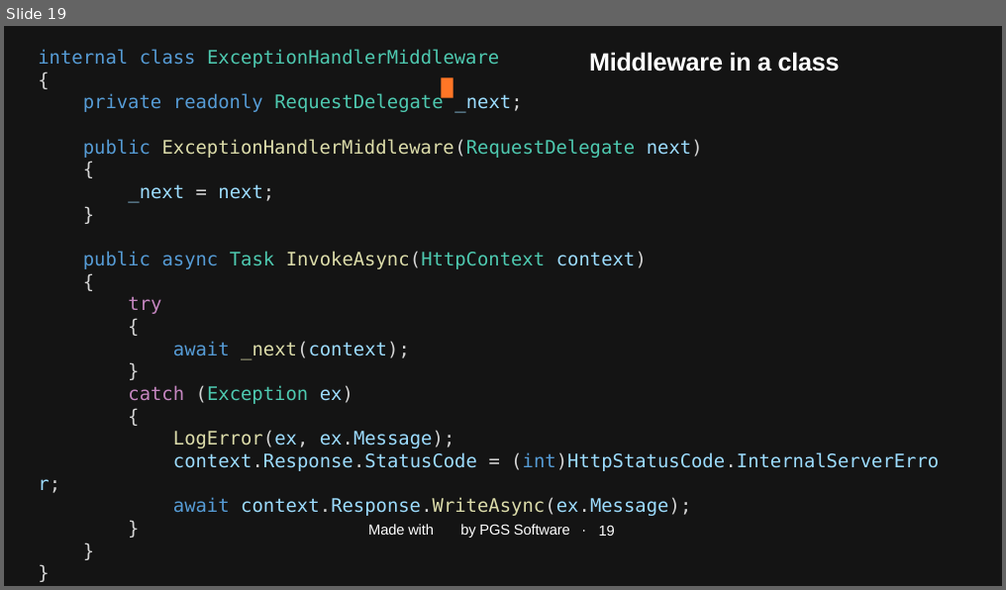
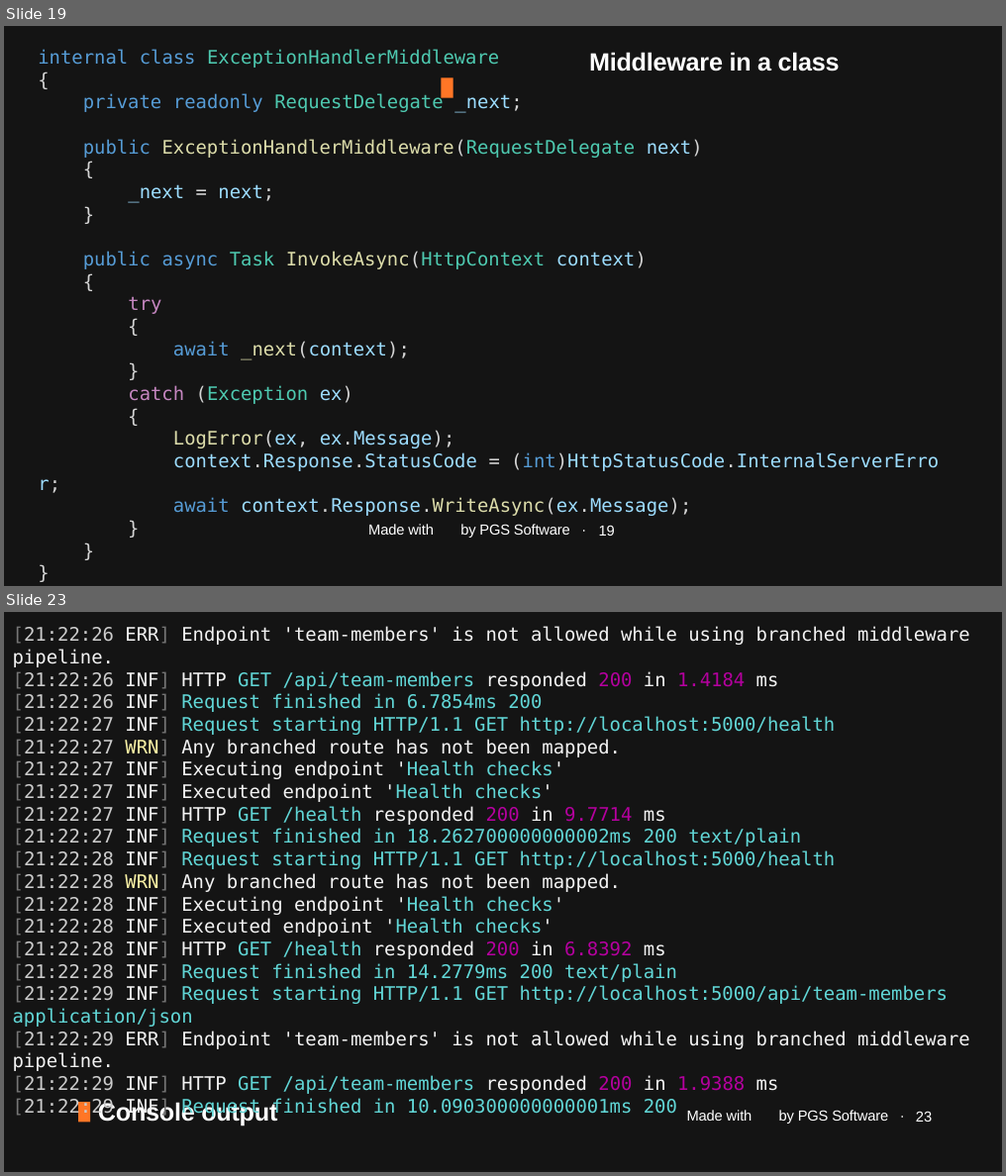
Before and after one commit to januszmarcinik/.NET-getting-started, a slide deck: PGS SharpDev.pptx. Shown one above the other, each under a label of ours: slide 19 before the commit, slides 19 and 23 after it; the slides between them are not shown. The pictures are 1006x590 and 1006x1176 pixels, drawn with LibreOffice and Linux fonts; fonts in the diff are those of the drawing; background and template pictures are left out. Boxes give left, top, right and bottom in pixels: in the first picture for what was removed or moved away, otherwise in the second. Text is boxed around its words. In the diff, an @@ line names an element or a change of style, - is before the commit and + after.

```diff
--- a/PGS SharpDev.pptx
+++ b/PGS SharpDev.pptx
@@ slide 23 added at (x1=4, y1=612, x2=1002, y2=1172), background #141414 @@
@@ text added at (x1=13, y1=626, x2=970, y2=1091), 36 pt, text #61D6D6 @@
+[21:22:26 ERR] Endpoint 'team-members' is not allowed while using branched middleware pipeline.
+[21:22:26 INF] HTTP GET /api/team-members responded 200 in 1.4184 ms
+[21:22:26 INF] Request finished in 6.7854ms 200
+[21:22:27 INF] Request starting HTTP/1.1 GET http://localhost:5000/health
+[21:22:27 WRN] Any branched route has not been mapped.
+[21:22:27 INF] Executing endpoint 'Health checks'
+[21:22:27 INF] Executed endpoint 'Health checks'
+[21:22:27 INF] HTTP GET /health responded 200 in 9.7714 ms
+[21:22:27 INF] Request finished in 18.262700000000002ms 200 text/plain
+[21:22:28 INF] Request starting HTTP/1.1 GET http://localhost:5000/health
+[21:22:28 WRN] Any branched route has not been mapped.
+[21:22:28 INF] Executing endpoint 'Health checks'
+[21:22:28 INF] Executed endpoint 'Health checks'
+[21:22:28 INF] HTTP GET /health responded 200 in 6.8392 ms
+[21:22:28 INF] Request finished in 14.2779ms 200 text/plain
+[21:22:29 INF] Request starting HTTP/1.1 GET http://localhost:5000/api/team-members application/json
+[21:22:29 ERR] Endpoint 'team-members' is not allowed while using branched middleware pipeline.
+[21:22:29 INF] HTTP GET /api/team-members responded 200 in 1.9388 ms
+[21:22:29 INF] Request finished in 10.090300000000001ms 200
@@ rectangle added at (x1=78, y1=1102, x2=90, y2=1122), fill #FF7626 @@
@@ text added at (x1=98, y1=1101, x2=277, y2=1127), 48 pt, text #FFFFFF, bold @@
+Console output
@@ text added at (x1=687, y1=1110, x2=888, y2=1124), 28 pt, text #FFFFFF @@
+Made with by PGS Software ·
@@ page number added at (x1=916, y1=1111, x2=932, y2=1122), 28 pt, text #FFFFFF @@
+23
```
Also in this commit, not shown: 3 slides changed, 6 other slides added, 106 slides removed, 4 other files.
